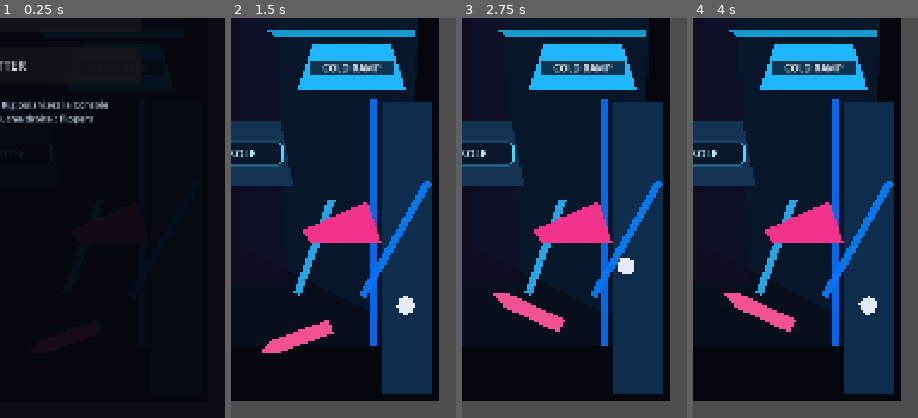
Above: before the commit, frames 1-4 (left to right).
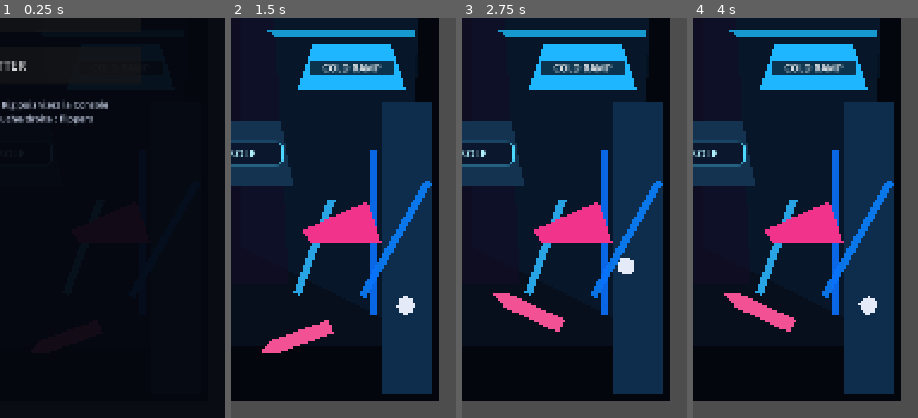
Above: after the commit, the same moments.

Repository: Nairolf138/NairolFlipper
Game: Godot game, scene res://scenes/app/Main.tscn
Two runs of this game, one before a commit and one after it. Both use one fixed random seed, a clock stepped at 60 frames per second and the inputs below.
Inputs (mouse positions are % of the whole screen's width and height, from its top left):
- Up to frame 1 (0.25 s): no input
- Up to frame 2 (1.5 s): click "JOUER" at 0.5 s; click "RESET" at 1.25 s
- Up to frame 3 (2.75 s): move the mouse to (72, 45) at 2.02 s; hold D (flipper_right) from 2.03 s (still down); click (72, 45) at 2.17 s
- Up to frame 4 (4 s): release D (flipper_right) at 2.75 s; drag from (30, 55) to (50, 99) at 2.77 s; move the mouse to (60, 28) at 3.52 s; hold D (flipper_right) from 3.53 s (still down)
The pictures show only the part of the screen within x 50-100%, y 50-100%; the shares and areas given below are measured in that part.

The runs differ from the first frame. In frame 2, 0.6% of the frame differs, in the area x 61-65%, y 20-82%; in frame 3, 0.6%; in frame 4, 0.6%.

Commit message:
fix: keep the launcher feed clear of the divider

Diff:
--- a/scenes/app/Main.tscn
+++ b/scenes/app/Main.tscn
@@ -216,9 +216,9 @@
 modulate = Color(0.2, 0.7, 1, 1)
 
 [node name="LauncherDivider" parent="." instance=ExtResource("26_rail")]
-position = Vector2(880, 1450)
+position = Vector2(880, 1475)
 rotation = 1.5708
-scale = Vector2(2.7, 1)
+scale = Vector2(1.8, 1)
 modulate = Color(0.2, 0.62, 1, 1)
 
 [node name="UniverseOrbit" parent="." instance=ExtResource("24_lane")]
